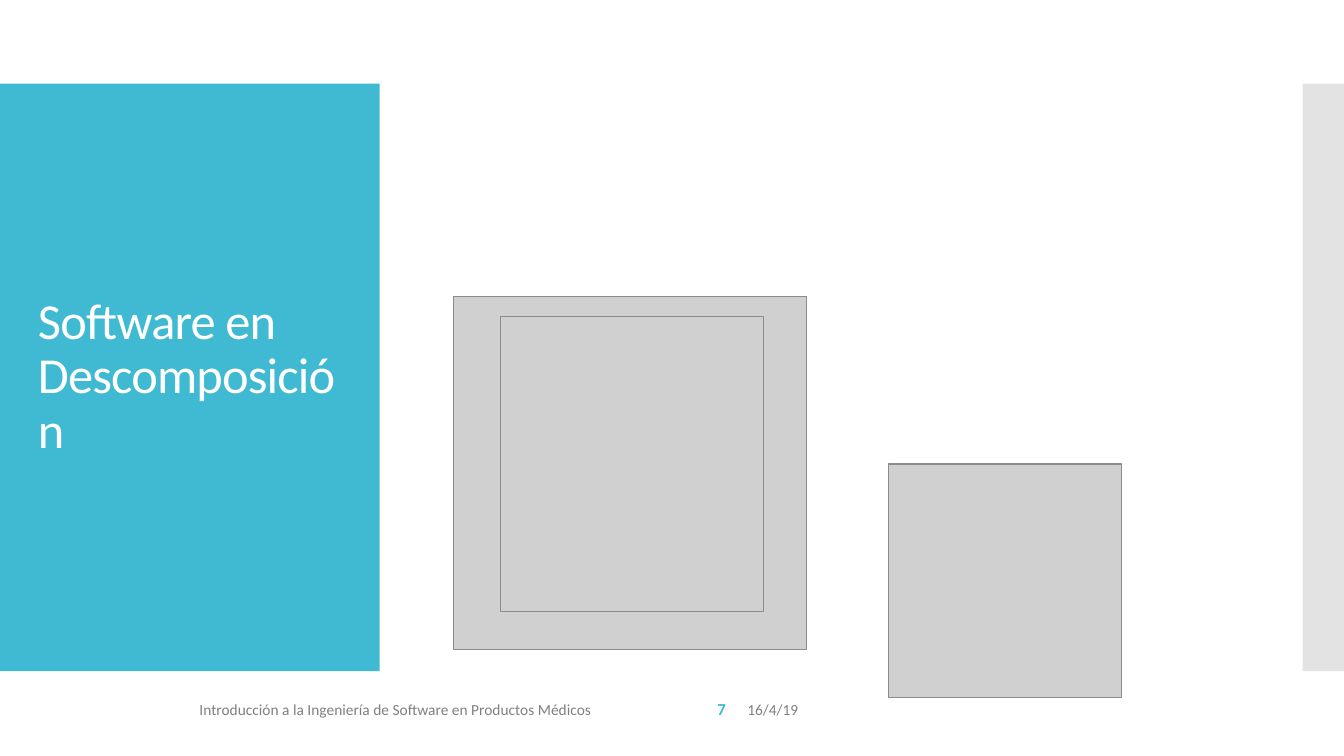
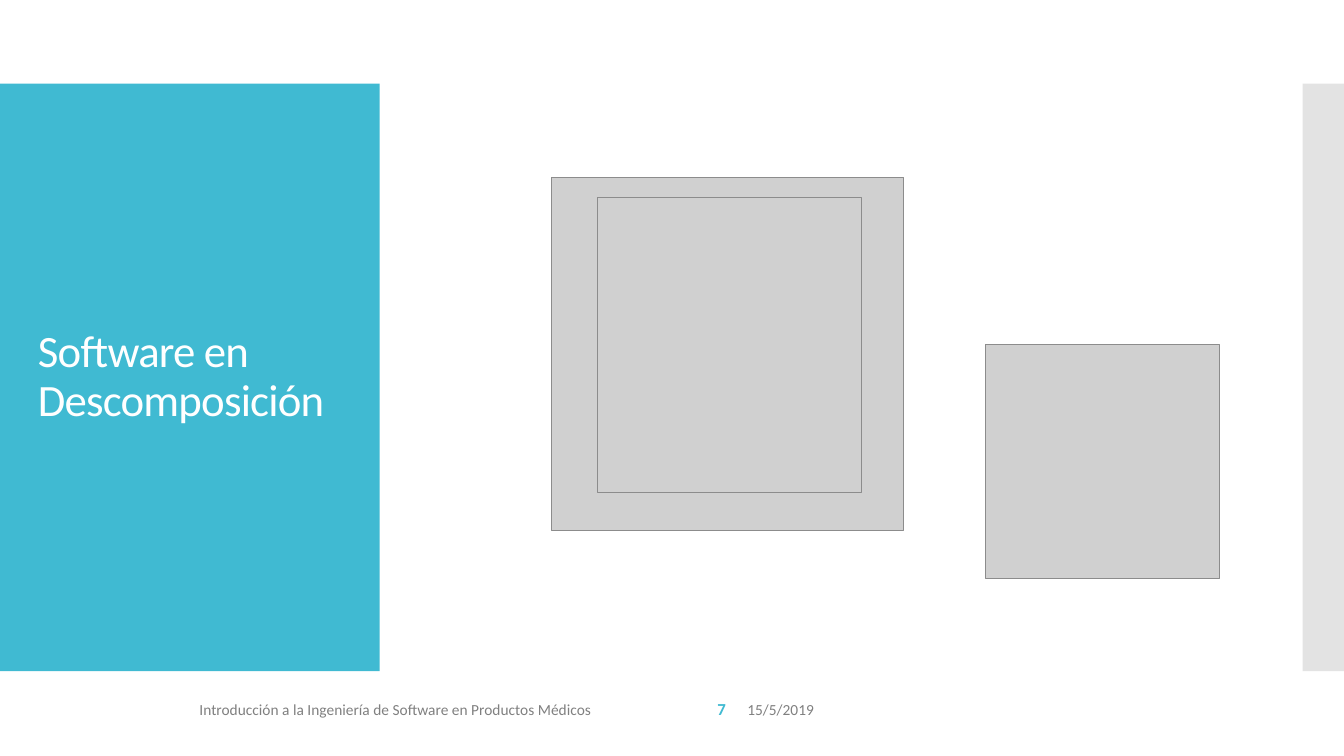
Before and after one commit to vvalotto/IS-en-Sistemas-Embebidos, a slide deck: slide 7 of 04 - IS - Mantenimiento .pptx. Drawn at 1344x756 pixels with LibreOffice and Linux fonts; fonts in the diff are those of the drawing; grey boxes stand for pictures. Boxes give left, top, right and bottom in pixels: in the first picture for what was removed or moved away, otherwise in the second. Text is boxed around its words. In the diff, an @@ line names an element or a change of style, - is before the commit and + after.

```diff
--- a/04 - IS - Mantenimiento .pptx
+++ b/04 - IS - Mantenimiento .pptx
@@ title "Software en Descomposición" at (38,336,324,424): size 36 to 32 pt @@
@@ 3 pictures: place and size @@
-3 pictures at (454,296,1121,697)
+3 pictures at (552,177,1219,578)
@@ text at (747,704,814,716): text changed @@
-16/4/19
+15/5/2019
```
Also in this commit, not shown: 93 other slides changed, 1 slide added, 1 slide removed, 5 other files.
